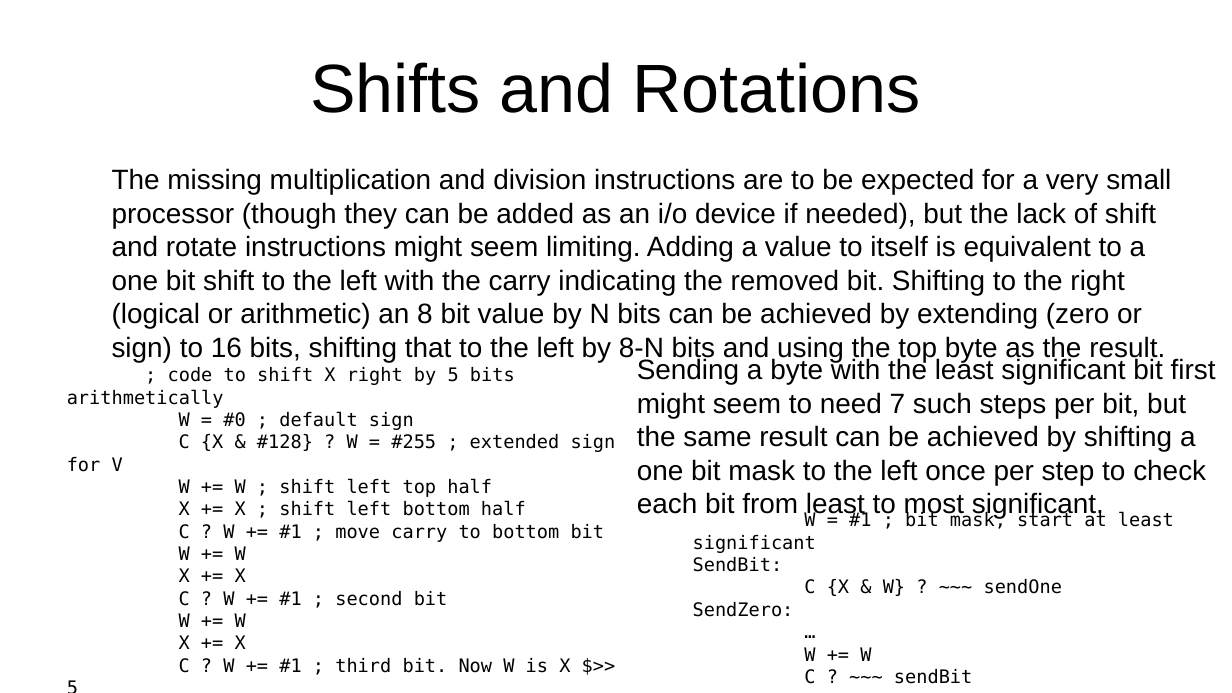
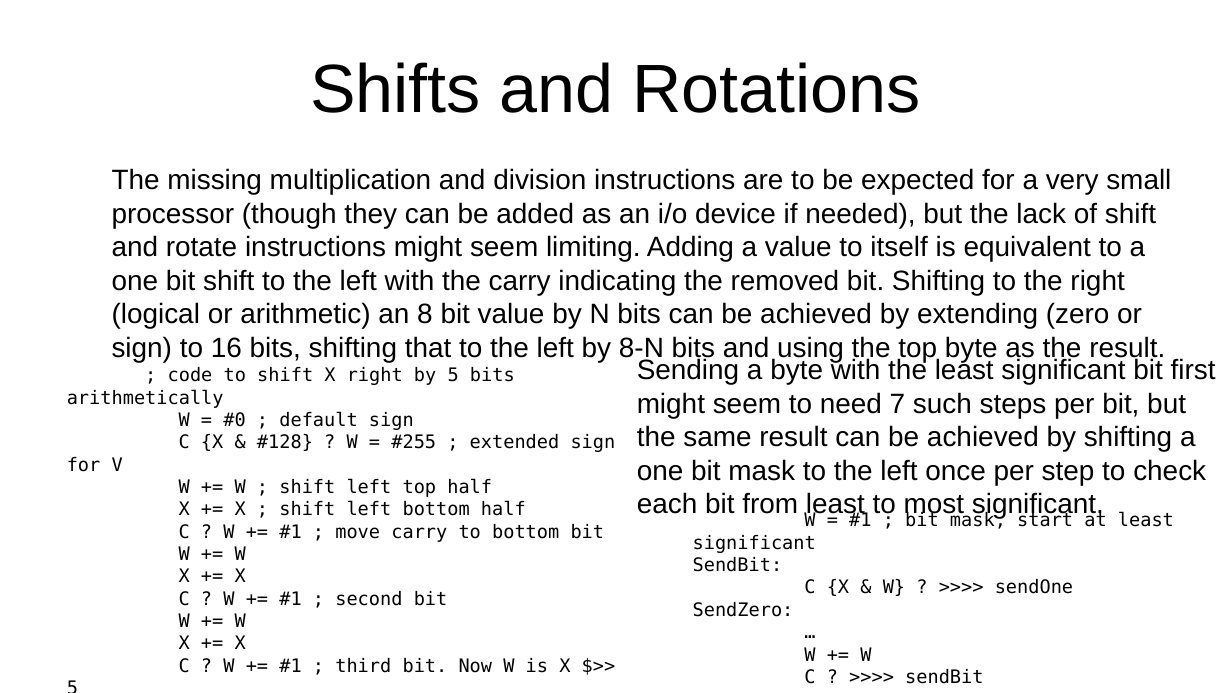
Before and after one commit to jeceljr/baby8, a slide deck: slide 12 of doc/baby8.odp. Drawn at 1232x693 pixels with LibreOffice and Linux fonts; fonts in the diff are those of the drawing. Boxes give left, top, right and bottom in pixels: in the first picture for what was removed or moved away, otherwise in the second. Text is boxed around its words. In the diff, an @@ line names an element or a change of style, - is before the commit and + after.

```diff
--- a/doc/baby8.odp
+++ b/doc/baby8.odp
@@ text at [804,579,1073,596]: text changed @@
-C {X & W} ? ~~~ sendOne
+C {X & W} ? >>>> sendOne
@@ text at [804,669,983,684]: text changed @@
-C ? ~~~ sendBit
+C ? >>>> sendBit
```
Also in this commit, not shown: 1 other slide changed, 2 other files.
